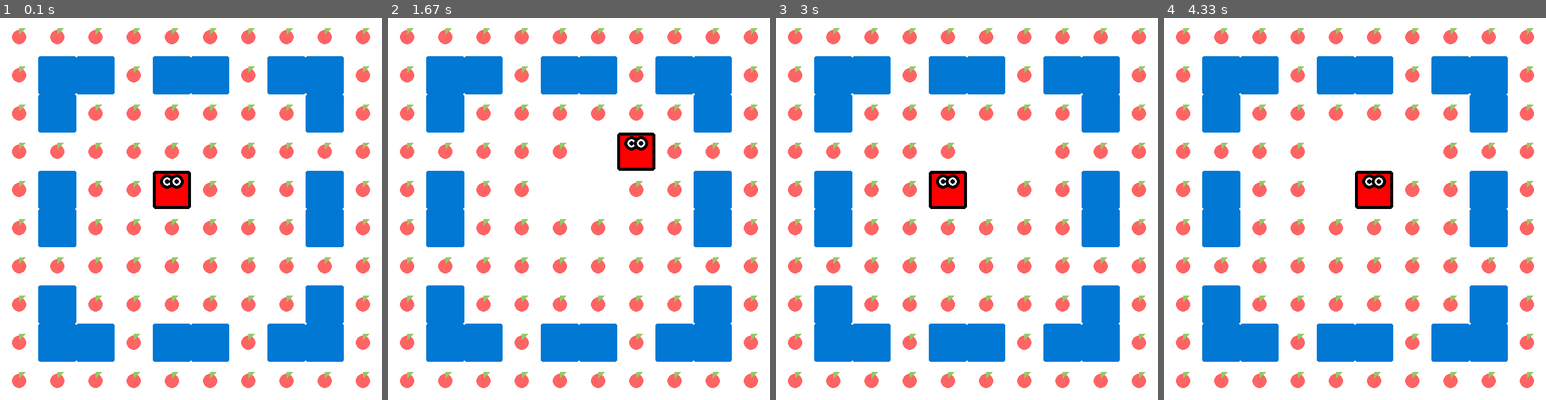
Above: before the commit, frames 1-4 (left to right).
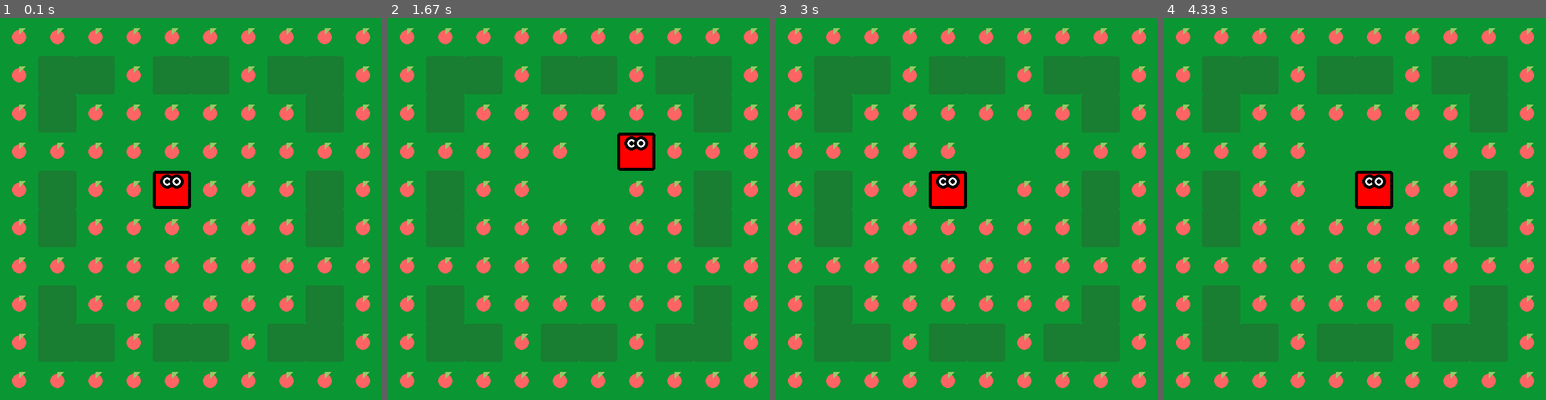
Above: after the commit, the same moments.

Repository: Lukas-Kubinec/EazyMaze-PyGame
Game: pygame game, started from EazyMaze/main.py
Same seed, same stepped clock (60 frames per second), same inputs: the game is played once before the commit and once after it.
Inputs:
- Up to frame 1 (0.1 s): no input
- Up to frame 2 (1.67 s): hold Right 0.33-0.8 s; hold Up 0.83-1.13 s; hold Right 1.17-1.63 s
- Up to frame 3 (3 s): hold Left 1.67-2.2 s; hold Down 2.23-2.53 s; hold Left 2.57-2.97 s
- Up to frame 4 (4.33 s): hold Up 3-3.37 s; hold Right 3.4-4.03 s; hold Down from 4.07 s (still down)

The runs differ from the first frame. In frame 1, 90% of the frame differs, in the area x 0-100%, y 0-100%; in frame 2, 90%; in frame 3, 90%; in frame 4, 90%.

Commit message:
Level design update

Diff:
--- a/EazyMaze/main.py
+++ b/EazyMaze/main.py
@@ -154,7 +154,7 @@
 
             # Creation of walls
             if tile_grid[yy][xx] == 1:
-                solid_wall = ClassWall.Wall(xx * tile_size, yy * tile_size, tile_size, tile_size, (0, 120, 212), viewport)
+                solid_wall = ClassWall.Wall(xx * tile_size, yy * tile_size, tile_size, tile_size, (25, 125, 50), viewport)
                 wall_pos = (xx * tile_size, yy * tile_size)
                 # Storing walls and their positions
                 walls_list.append(solid_wall)
@@ -179,7 +179,7 @@
     for event in pygame.event.get():
         # BEGIN SECTION
         # Clears the screen every tick
-        viewport.fill((255, 255, 255))
+        viewport.fill((10, 150, 50))
 
         # EVENTS SECTION
         # Checks for any keyboard input
